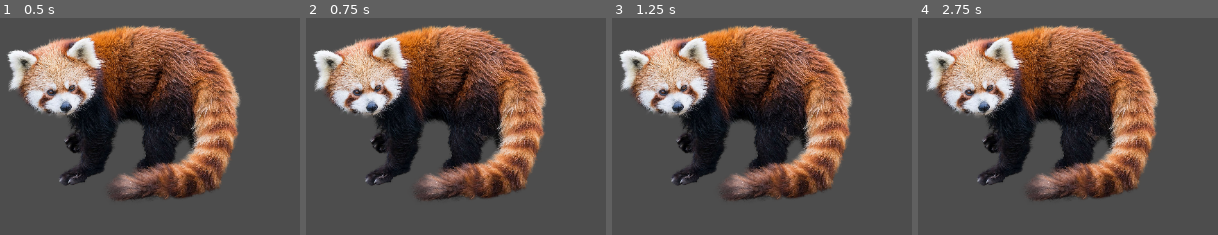
Above: before the commit, frames 1-4 (left to right).
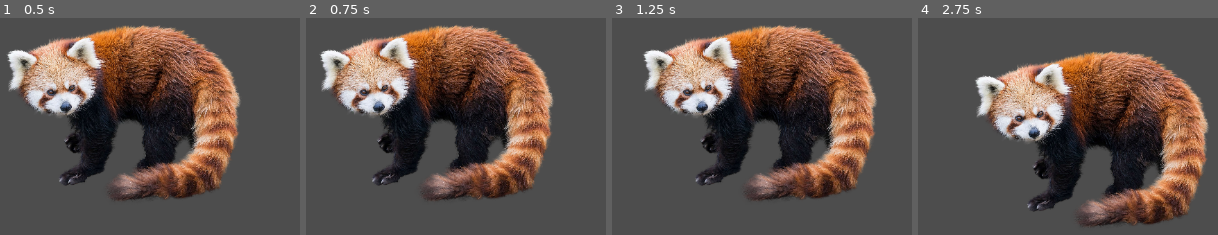
Above: after the commit, the same moments.

Repository: ShopinCart/gamedev-club1
Game: Godot game, scene res://main.tscn
Two runs of this game, one before a commit and one after it. Both use one fixed random seed, a clock stepped at 60 frames per second and the inputs below.
Inputs:
- Up to frame 1 (0.5 s): no input
- Up to frame 2 (0.75 s): tap Enter at 0.5 s; hold Right (move_right) from 0.53 s (still down)
- Up to frame 3 (1.25 s): keep holding Right (move_right)
- Up to frame 4 (2.75 s): release Right (move_right) at 1.28 s; hold Down (move_down) 1.28-2.03 s; hold Right (move_right) from 2.03 s (still down)

Frame 1 is identical in both runs. In frame 2, 28% of the frame differs, in the area x 2-83%, y 3-84%; in frame 3, 42%; in frame 4, 54%, in the area x 2-97%, y 3-96%.

Commit message:
feat: (Home) re did the movement

Diff:
--- /dev/null
+++ b/player.gd
@@ -0,0 +1,22 @@
+extends Node2D
+
+
+# Called when the node enters the scene tree for the first time.
+func _ready() -> void:
+	pass
+
+# Called every frame. 'delta' is the elapsed time since the previous frame.
+func _process(delta: float) -> void:
+
+	var direction = Vector2.ZERO
+	var speed = 50.0
+	if Input.is_action_pressed("move_up"):
+		direction.y -= 1.0
+	if Input.is_action_pressed("move_down"):
+		direction.y += 1.0
+	if Input.is_action_pressed("move_left"):
+		direction.x -= 1.0
+	if Input.is_action_pressed("move_right"):
+		direction.x += 1.0
+
+	position += direction * (speed * delta)
--- a/player.tscn
+++ b/player.tscn
@@ -1,11 +1,13 @@
-[gd_scene load_steps=3 format=3 uid="uid://b1uypert1tm72"]
+[gd_scene load_steps=4 format=3 uid="uid://b1uypert1tm72"]
 
 [ext_resource type="Texture2D" uid="uid://bxjjhjl2hmw30" path="res://Red panda transparent.png" id="1_4flbx"]
+[ext_resource type="Script" uid="uid://yhrqryef6ocd" path="res://player.gd" id="1_onrkg"]
 
 [sub_resource type="RectangleShape2D" id="RectangleShape2D_onrkg"]
 size = Vector2(348, 265)
 
 [node name="Player" type="Node2D"]
+script = ExtResource("1_onrkg")
 
 [node name="Area2D" type="Area2D" parent="."]
 
Not shown, added: player.gd.uid
